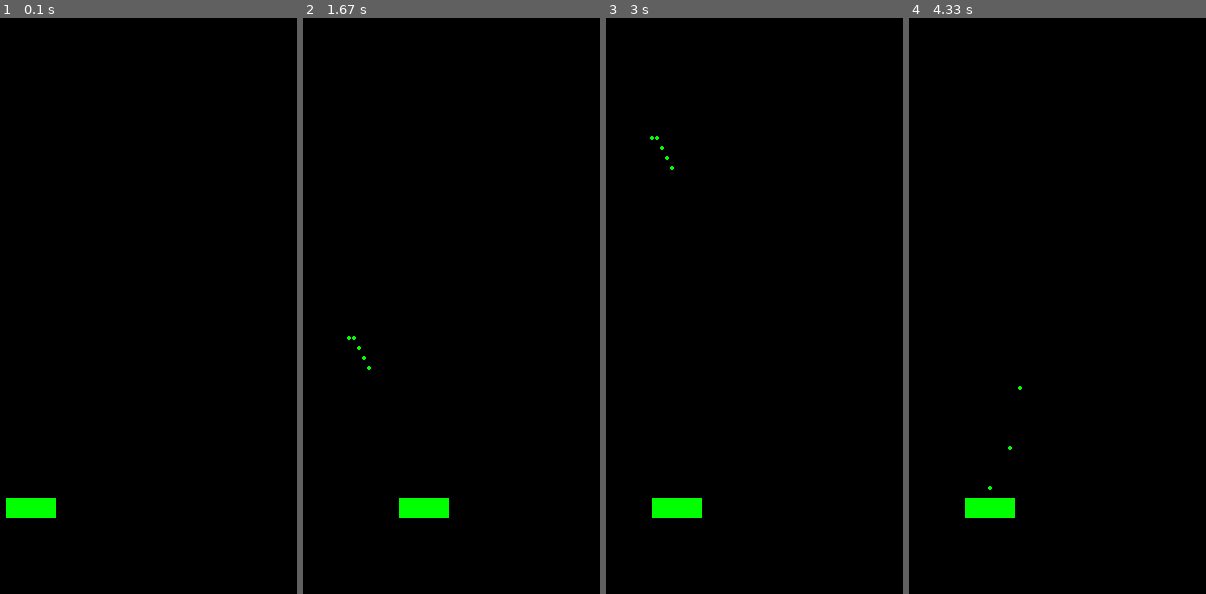
Above: before the commit, frames 1-4 (left to right).
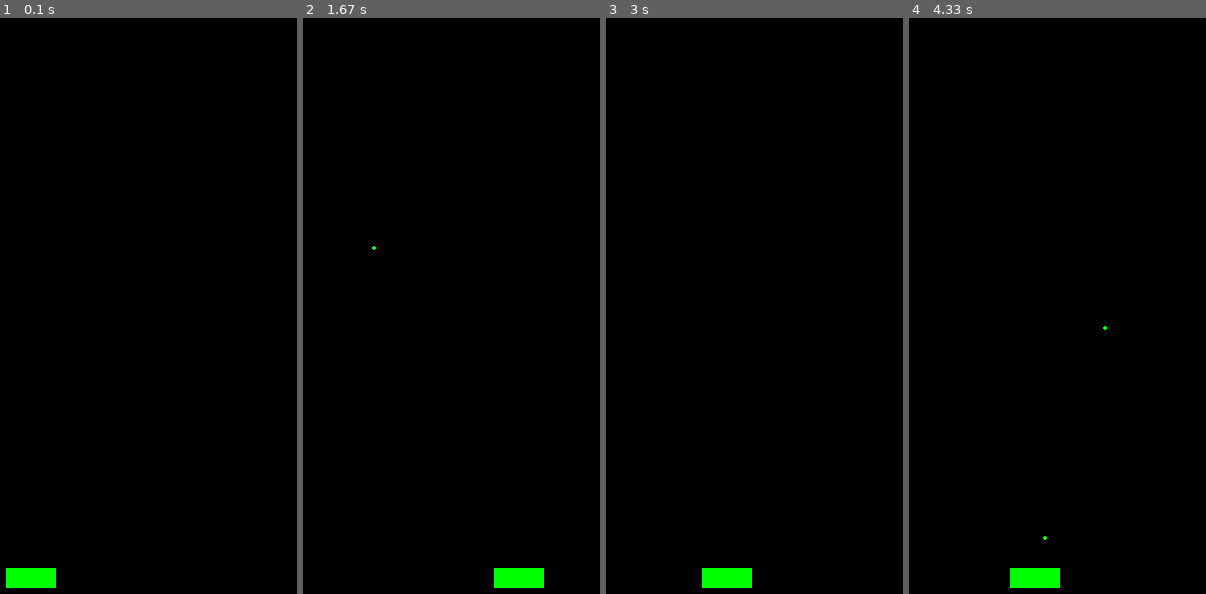
Above: after the commit, the same moments.

Repository: matt-the-thew/PygameSpaceInvaders
Game: pygame game, started from main.py
The game is run twice, just before and just after one commit, with the same random seed, the same clock (stepped at 60 frames per second) and the same inputs.
Inputs:
- Up to frame 1 (0.1 s): no input
- Up to frame 2 (1.67 s): hold Space 0.33-0.8 s; hold Right 0.33-0.8 s; hold Right 0.83-1.3 s; hold Right from 1.33 s (still down)
- Up to frame 3 (3 s): release Right at 1.8 s; hold Left 1.83-2.37 s; hold Left 2.4-2.8 s; hold Right from 2.83 s (still down)
- Up to frame 4 (4.33 s): release Right at 3.47 s; tap Space at 3.5, 3.9, 4.2 s; hold Left 3.83-4.3 s

The runs differ from the first frame. In frame 1, 1.2% of the frame differs, in the area x 2-19%, y 83-99%; in frame 2, 1.2%, in the area x 14-82%, y 39-99%; in frame 3, 1.2%; in frame 4, 1.2%.

Commit message:
bullet shot timing/player move restraint/just starting on enemy logic

Diff:
--- /dev/null
+++ b/enemy.py
@@ -0,0 +1,11 @@
+import pygame
+
+class Enemy():
+    def __init__(self, xpos, ypos, color, size):
+        self.xpos = xpos
+        self.ypos = ypos
+        self.color = color
+        self.size = size
+
+    def draw (self, wheredraw):
+        pygame.draw.rect(self.wheredraw, self.color, (self.xpos, self.ypos, self.size*10, self.size*10))
--- a/main.py
+++ b/main.py
@@ -1,47 +1,55 @@
 import pygame
 from character import Character
 from projectile import Projectile
+                                                #imports
+pygame.init()                                   #initalize pygame
+screen = pygame.display.set_mode((600, 600))    #set GUI window size
+clock = pygame.time.Clock()                     #init game clock
+running = True                                  #set up var for while loop
+player = Character(300, 550, 1, screen)         #set up player
 
-pygame.init()
-screen = pygame.display.set_mode((600, 600))
-clock = pygame.time.Clock()
-running = True
-player = Character(300, 480, 1, screen)
+fireTime = 0
+fireSpeed = 500                                 #in ms
+bullets = []                                    #init list for bullet handling
+enemies = []
 
-bullets = []
-
-while running:
-    for event in pygame.event.get():
+while running:                                  #start game logic loop
+    for event in pygame.event.get():            #wait for quit command
         if event.type == pygame.QUIT:
             running = False
 
-    screen.fill("black")
+    screen.fill("black")                        #set screen color
 
     #RENDER GAME LOGIC HERE
-    player.draw()
-    if (pygame.key.get_pressed()[pygame.K_LEFT] != 0):
-        print("LEFT")
-        player.move("LEFT", 5)
-    if (pygame.key.get_pressed()[pygame.K_RIGHT] != 0):
-        print("RIGHT")
-        player.move("RIGHT", 5)
-    if (pygame.key.get_pressed()[pygame.K_SPACE] != 0):
-        print("SPACE")
-        bullets.append(Projectile(player.xpos+25, player.ypos, 2, "green", 10))
+    player.draw()                               #draw player
 
-    #BULLET LOGIC
-    for bullet in bullets:
-        bullet.draw(screen)
-        if len(bullets) < 6:
+    #HANDLE BULLET LOGIC
+    for bullet in bullets:                              #pos and vel handler
+        if bullet.ypos > 0:
             bullet.ypos -= bullet.vel
         else:
             bullets.pop(bullets.index(bullet))
 
+    if (pygame.key.get_pressed()[pygame.K_LEFT] != 0):      #take key input
+        if player.xpos > 0:
+            player.move("LEFT", 5)
+    if (pygame.key.get_pressed()[pygame.K_RIGHT] != 0):
+        if player.xpos < 550:
+            player.move("RIGHT", 5)
+    if (pygame.key.get_pressed()[pygame.K_SPACE] != 0):
+        if len(bullets) < 2 and timeSinceFire > fireSpeed:
+            bullets.append(Projectile(player.xpos+25, player.ypos, 2, "green", 10))
+            fireTime = pygame.time.get_ticks()
+
+
+    for bullet in bullets:      #draw bullets as last item
+        bullet.draw(screen)
+    timeSinceFire = pygame.time.get_ticks() - fireTime
 
 
 
     pygame.display.flip()
 
-    clock.tick(15)
+    clock.tick(30)
 
 pygame.quit()
Not shown, changed: .gitignore
